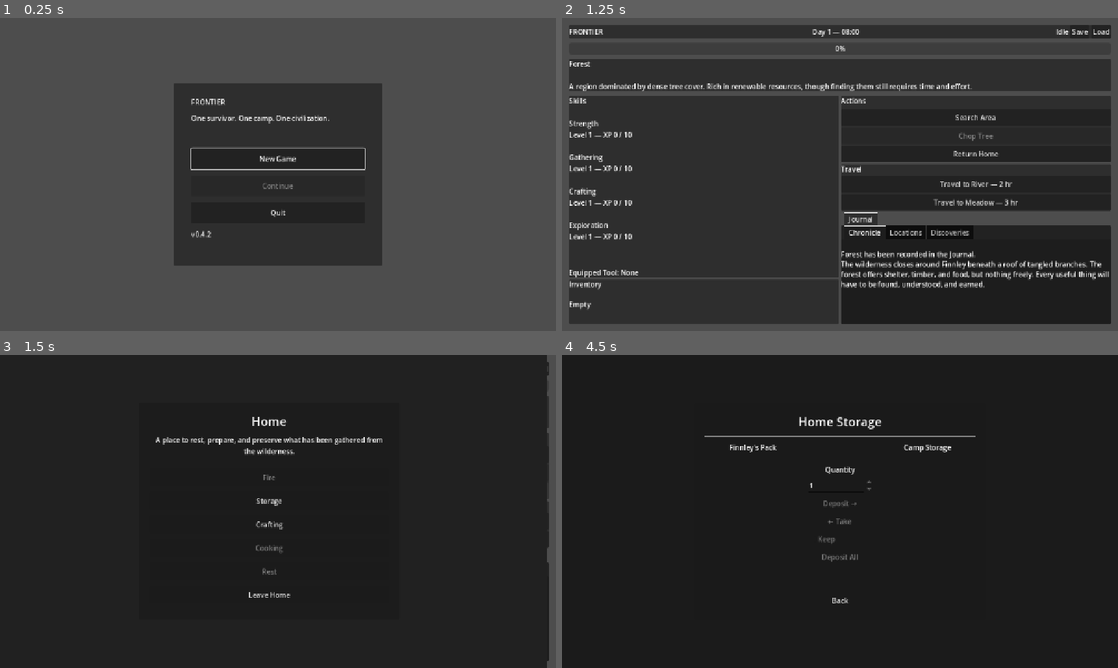
Above: before the commit, frames 1-4 (two rows, left to right).
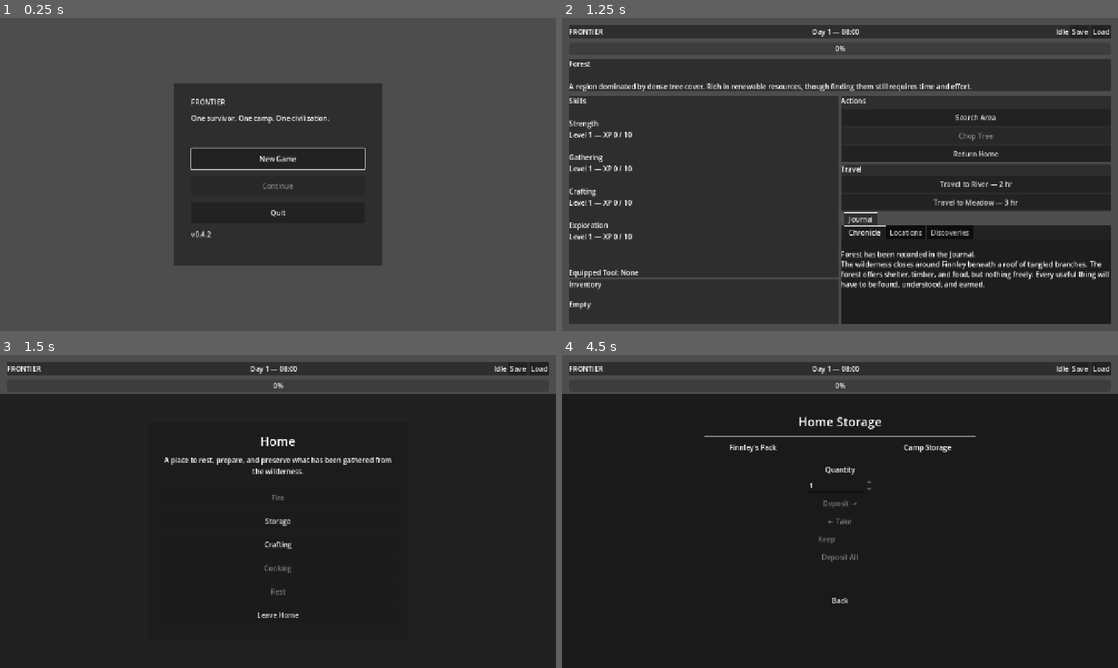
Above: after the commit, the same moments.

Repository: thegrundle-git/frontierthegame
Game: Godot game, scene res://scenes/ui/MainMenu.tscn
The game is run twice, just before and just after one commit, with the same random seed, the same clock (stepped at 60 frames per second) and the same inputs.
Inputs:
- Up to frame 1 (0.25 s): no input
- Up to frame 2 (1.25 s): click "New Game" at 0.5 s
- Up to frame 3 (1.5 s): click "Return Home" at 1.25 s
- Up to frame 4 (4.5 s): click "Search Area" at 2 s; click "Travel to River — 2 hr" at 2.75 s; click "Travel to Meadow — 3 hr" at 3.5 s; click "Storage" at 4.25 s

Frames 1-2 are identical in both runs. In frame 3, 11% of the frame differs, in the area x 0-100%, y 0-100%; in frame 4, 8.6%.

Commit message:
Refine camp crafting access and shared HUD

Diff:
--- a/scenes/ui/GameUI.tscn
+++ b/scenes/ui/GameUI.tscn
@@ -252,6 +252,7 @@
 anchors_preset = 15
 anchor_right = 1.0
 anchor_bottom = 1.0
+offset_top = 90.0
 grow_horizontal = 2
 grow_vertical = 2
 
--- a/scenes/ui/HomeUI.tscn
+++ b/scenes/ui/HomeUI.tscn
@@ -7,10 +7,7 @@
 anchors_preset = 15
 anchor_right = 1.0
 anchor_bottom = 1.0
-offset_left = -20.0
-offset_top = -1.0
-offset_right = -20.0
-offset_bottom = -1.0
+offset_top = 90.0
 grow_horizontal = 2
 grow_vertical = 2
 script = ExtResource("1_8tlva")
--- a/scenes/ui/StorageUI.tscn
+++ b/scenes/ui/StorageUI.tscn
@@ -16,6 +16,7 @@
 anchors_preset = -1
 anchor_right = 1.0
 anchor_bottom = 1.0
+offset_top = 90.0
 grow_horizontal = 2
 grow_vertical = 2
 color = Color(0.10747974, 0.10747974, 0.10747967, 1)
--- a/scripts/actions/CraftAction.gd
+++ b/scripts/actions/CraftAction.gd
@@ -75,7 +75,7 @@
 	survivor: Survivor,
 	civilization: CivilizationData
 ) -> FrontierInventory:
-	if GameManager.is_at_home_location():
+	if GameManager.is_survivor_at_home():
 		return civilization.inventory
 
 	return survivor.inventory
--- a/scripts/autoload/GameManager.gd
+++ b/scripts/autoload/GameManager.gd
@@ -23,6 +23,7 @@
 
 var should_load_save_on_start := false
 var game_session_prepared := false
+var survivor_is_at_home := false
 
 func _ready() -> void:
 	pass
@@ -574,6 +575,7 @@
 	current_civilization = null
 	current_location = null
 	game_ui = null
+	survivor_is_at_home = false
 
 	ActionManager.is_busy = false
 	ActionManager.current_action_name = ""
@@ -648,6 +650,26 @@
 	)
 
 
+func enter_home() -> bool:
+	if not is_at_home_location():
+		return false
+
+	survivor_is_at_home = true
+
+	return true
+
+
+func leave_home() -> void:
+	survivor_is_at_home = false
+
+
+func is_survivor_at_home() -> bool:
+	return (
+		survivor_is_at_home
+		and is_at_home_location()
+	)
+
+
 func get_accessible_crafting_inventories(
 ) -> Array[FrontierInventory]:
 	var inventories: Array[FrontierInventory] = []
@@ -656,7 +678,7 @@
 		return inventories
 
 	if (
-		is_at_home_location()
+		is_survivor_at_home()
 		and current_civilization != null
 		and current_civilization.inventory != null
 	):
--- a/scripts/autoload/SaveManager.gd
+++ b/scripts/autoload/SaveManager.gd
@@ -189,7 +189,10 @@
 	save_data: Dictionary
 ) -> void:
 	_apply_time_data(
-		save_data.get("time", {})
+		save_data.get(
+			"time",
+			{}
+		)
 	)
 
 	_apply_location_data(
@@ -202,23 +205,30 @@
 	)
 
 	_apply_survivor_data(
-		save_data.get("survivor", {})
+		save_data.get(
+			"survivor",
+			{}
+		)
 	)
 
 	_apply_civilization_data(
-	save_data.get("civilization", {})
-)
+		save_data.get(
+			"civilization",
+			{}
+		)
+	)
 
 	if GameManager.current_survivor != null:
 		GameManager.current_survivor.normalize_equipped_tool_ownership()
 
 	_apply_world_event_data(
-		save_data.get("world_events", {})
+		save_data.get(
+			"world_events",
+			{}
+		)
 	)
 
 	TimeManager.time_changed.emit()
-
-
 func _apply_time_data(
 	time_data: Dictionary
 ) -> void:
--- a/scripts/ui/GameUI.gd
+++ b/scripts/ui/GameUI.gd
@@ -1004,10 +1004,16 @@
 	refresh_all()
 
 func _on_return_home_pressed() -> void:
+	if not GameManager.enter_home():
+		return
+
 	crafting_panel.visible = false
 	home_ui.visible = true
 
+
 func _on_leave_home_requested() -> void:
+	GameManager.leave_home()
+
 	crafting_panel.visible = false
 	home_ui.visible = false
 
Not shown, changed: .gitattributes
Not shown, changed: docs/CHANGELOG.md
